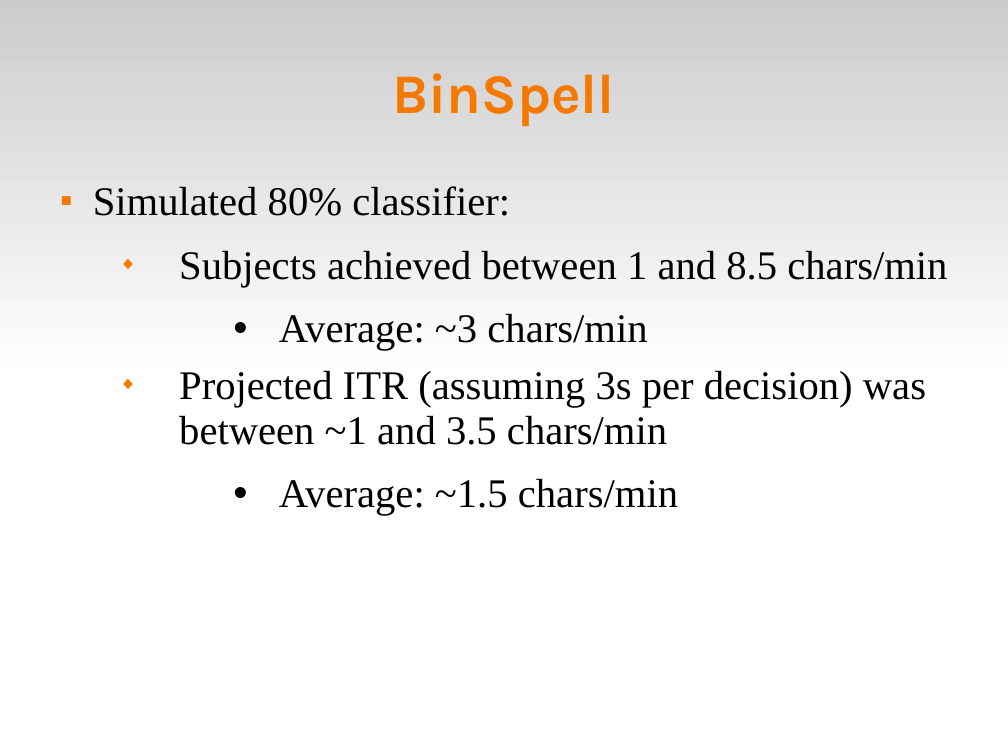
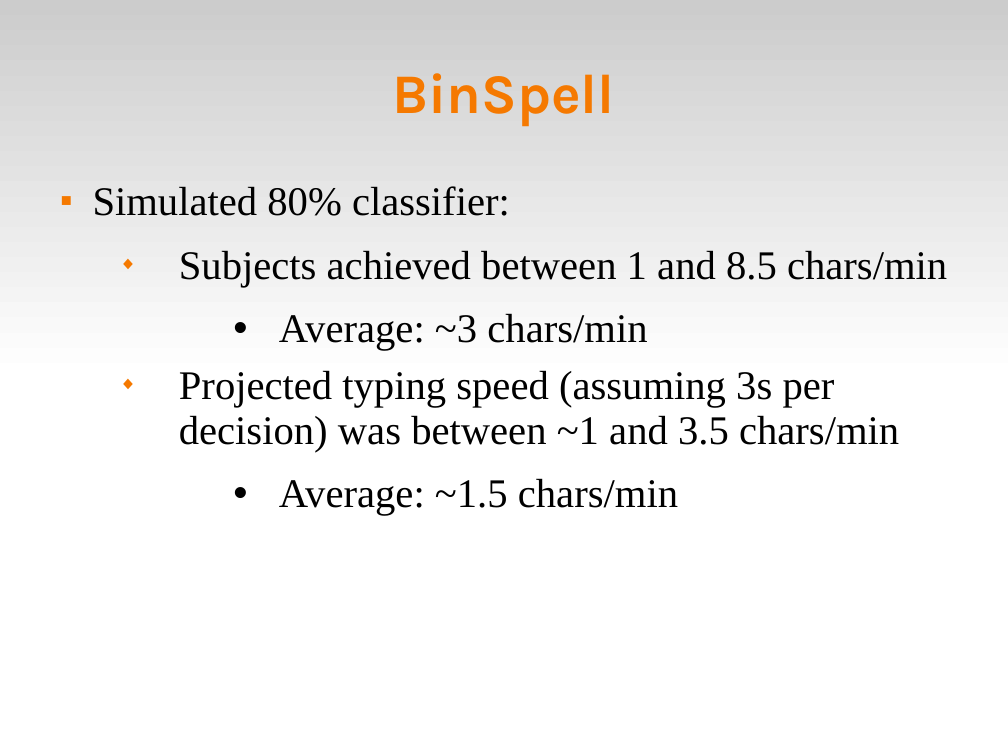
Before and after one commit to abdullah38rcc/BCI-Virtual-Keyboard, a slide deck: slide 13 of master's/docs/virtKey.ppt. Drawn at 1008x756 pixels with LibreOffice and Linux fonts; fonts in the diff are those of the drawing. Boxes give left, top, right and bottom in pixels: in the first picture for what was removed or moved away, otherwise in the second. Text is boxed around its words. In the diff, an @@ line names an element or a change of style, - is before the commit and + after.

```diff
--- a/master's/docs/virtKey.ppt
+++ b/master's/docs/virtKey.ppt
@@ text at [93,186,947,516]: indent changed @@
@@ text at [179,370,899,452]: text changed @@
-  ◆ Projected ITR (assuming 3s per decision) was between ~1 and 3.5 chars/min
+  ◆ Projected typing speed (assuming 3s per decision) was between ~1 and 3.5 chars/min
```
Also in this commit, not shown: 16 other slides changed, 2 other files.
